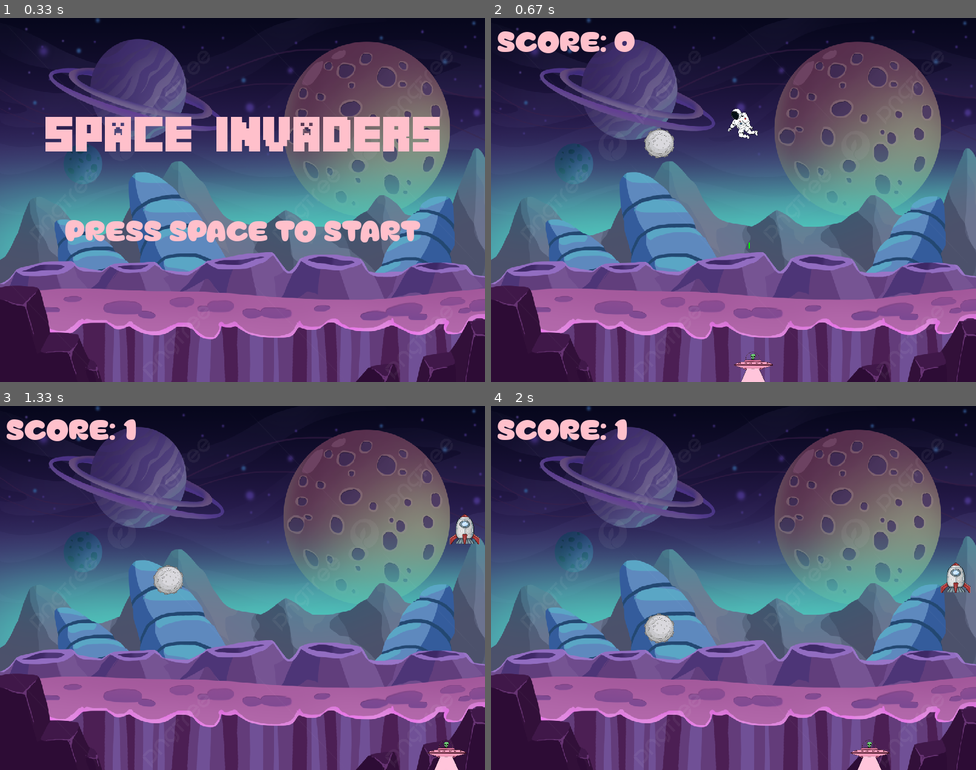
Above: before the commit, frames 1-4 (two rows, left to right).
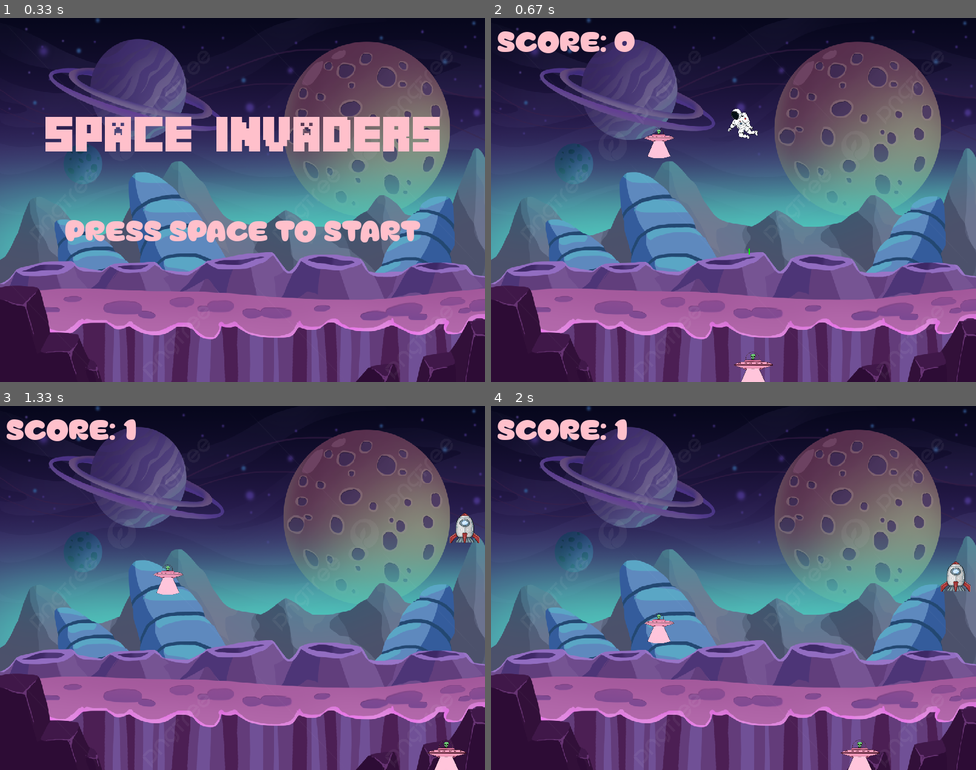
Above: after the commit, the same moments.

Repository: pomegranateis/PyGame-
Game: pygame game, started from main.py
The game is run twice, just before and just after one commit, with the same random seed, the same clock (stepped at 60 frames per second) and the same inputs.
Inputs:
- Up to frame 1 (0.33 s): no input
- Up to frame 2 (0.67 s): tap Space at 0.33 s
- Up to frame 3 (1.33 s): hold Right 0.67-1.13 s; hold Right from 1.17 s (still down)
- Up to frame 4 (2 s): release Right at 1.63 s; hold Left from 1.67 s (still down)

Frame 1 is identical in both runs. In frame 2, 0.4% of the frame differs, in the area x 31-54%, y 30-65%; in frame 3, 0.6%; in frame 4, 0.9%, in the area x 31-99%, y 42-100%.

Commit message:
Update main.py

Diff:
--- a/main.py
+++ b/main.py
@@ -1,6 +1,7 @@
 import pygame
 import sys
 import random
+from enum import Enum
 
 # Initialize Pygame
 pygame.init()
@@ -13,23 +14,23 @@
 screen = pygame.display.set_mode((WIDTH, HEIGHT))
 pygame.display.set_caption("Space Invaders")
 
-# Load player image with transparent background
-player_img = pygame.image.load("6206454607187545408.webp").convert_alpha()
+# Load player image with a transparent background
+player_img = pygame.image.load("/home/pomegranateu/pygame/6206454607187545408.webp").convert_alpha()
 player_img = pygame.transform.scale(player_img, (65, 65))
 
 # Load obstacle images with transparent backgrounds
 obstacle_imgs = [
-    pygame.image.load("6206454607187545401.webp").convert_alpha(),
-    pygame.image.load("6206454607187545402.webp").convert_alpha(),
-    pygame.image.load("6206454607187545404.webp").convert_alpha(),
+    pygame.image.load("/home/pomegranateu/pygame/6206454607187545401.webp").convert_alpha(),
+    pygame.image.load("/home/pomegranateu/pygame/6206454607187545402.webp").convert_alpha(),
+    pygame.image.load("/home/pomegranateu/pygame/6206454607187545408.webp").convert_alpha(),
 ]
 
 for i in range(3):
     obstacle_imgs[i] = pygame.transform.scale(obstacle_imgs[i], (50, 50))
 
 # Create fonts for home and game screens with different colors
-font = pygame.font.Font("Super Milk.ttf", 48)  # Default font
-home_font = pygame.font.Font("Minecrafter.Reg.ttf", 72)  # Custom font with transparent background
+font = pygame.font.Font("/home/pomegranateu/pygame/Super Milk.ttf", 48)  # Default font
+home_font = pygame.font.Font("/home/pomegranateu/pygame/Minecrafter.Reg.ttf", 72)  # Custom font with a transparent background
 
 # Define font colors
 font_color_default = (255, 192, 203)
@@ -38,19 +39,21 @@
 font_color_game_over = (255, 192, 203)
 
 # Load sound effects
-shoot_sound = pygame.mixer.Sound("shoot.mp3")
-explosion_sound = pygame.mixer.Sound("explosion.mp3")
+shoot_sound = pygame.mixer.Sound("/home/pomegranateu/pygame/shoot.mp3")
+explosion_sound = pygame.mixer.Sound("/home/pomegranateu/pygame/explosion.mp3")
 
 # Game states
-HOME_SCREEN = "home"
-GAME_SCREEN = "game"
-GAME_OVER_SCREEN = "game_over"
-game_state = HOME_SCREEN
+class GameState(Enum):
+    HOME_SCREEN = "home"
+    GAME_SCREEN = "game"
+    GAME_OVER_SCREEN = "game_over"
+
+game_state = GameState.HOME_SCREEN
 
 # Game variables
 player_x = WIDTH // 2
 player_y = HEIGHT - 50
-player_speed = 8  # Increase player's movement speed
+player_speed = 8  # Increase the player's movement speed
 player_bullet_x = 0
 player_bullet_y = player_y
 player_bullet_state = "ready"
@@ -68,52 +71,125 @@
     obstacles.append([obstacle_x, obstacle_y, "active", obstacle_type])
 
 # Load background images for home and game screens with transparent backgrounds
-home_screen_background = pygame.image.load("game_background.jpg").convert_alpha()
+home_screen_background = pygame.image.load("/home/pomegranateu/pygame/game_background.jpg").convert_alpha()
 home_screen_background = pygame.transform.scale(home_screen_background, (WIDTH, HEIGHT))
 
-game_screen_background = pygame.image.load("game_background.jpg").convert_alpha()
+game_screen_background = pygame.image.load("/home/pomegranateu/pygame/game_background.jpg").convert_alpha()
 game_screen_background = pygame.transform.scale(game_screen_background, (WIDTH, HEIGHT))
 
 # Main game loop
 running = True
 clock = pygame.time.Clock()
+
+
+def draw_home_screen():
+    # Home Screen
+    screen.blit(home_screen_background, (0, 0))  # Set the home screen background image
+    text = home_font.render("Space Invaders", True, font_color_home)  # Larger font with red color
+    text_rect = text.get_rect(center=(WIDTH // 2, HEIGHT // 2 - 100))  # Adjusted position
+    screen.blit(text, text_rect)
+
+    start_text = font.render("Press Space to Start", True, font_color_default)  # Default font with black color
+    start_text_rect = start_text.get_rect(center=(WIDTH // 2, HEIGHT // 2 + 50))
+    screen.blit(start_text, start_text_rect)
+
+
+def draw_game_screen():
+    global player_bullet_state, player_score, player_bullet_y, game_state
+
+    # Main Game Screen
+    screen.blit(game_screen_background, (0, 0))  # Set the game screen background image
+
+    # Player
+    screen.blit(player_img, (player_x, player_y))
+
+    # Player Bullet
+    if player_bullet_state == "fire":
+        pygame.draw.rect(screen, (0, 255, 0), (player_bullet_x, player_bullet_y, 2, 10))
+        player_bullet_y -= 10
+        if player_bullet_y <= 0:
+            player_bullet_state = "ready"
+
+    # Obstacles
+    for i, obstacle in enumerate(obstacles):
+        if obstacle[2] == "active":
+            screen.blit(obstacle_imgs[obstacle[3]], (obstacle[0], obstacle[1]))
+            obstacle[1] += obstacle_speeds[obstacle[3]]
+            if obstacle[1] >= HEIGHT:
+                obstacle_x = random.randint(0, WIDTH - 50)
+                obstacle_y = random.randint(50, 150)
+                obstacle_type = random.randint(0, 2)
+                obstacles[i] = [obstacle_x, obstacle_y, "active", obstacle_type]
+
+            # Collision detection
+            if (
+                player_bullet_x >= obstacle[0]
+                and player_bullet_x <= obstacle[0] + 50
+                and player_bullet_y >= obstacle[1]
+                and player_bullet_y <= obstacle[1] + 50
+            ):
+                player_bullet_state = "ready"
+                obstacle_x = random.randint(0, WIDTH - 50)
+                obstacle_y = random.randint(50, 150)
+                obstacle_type = random.randint(0, 2)
+                obstacles[i] = [obstacle_x, obstacle_y, "active", obstacle_type]
+                player_score += 1
+                explosion_sound.play()  # Play the explosion sound
+
+            # Player collision with obstacles
+            if (
+                player_x + 50 >= obstacle[0]
+                and player_x <= obstacle[0] + 50
+                and player_y + 50 >= obstacle[1]
+                and player_y <= obstacle[1] + 50
+            ):
+                game_state = GameState.GAME_OVER_SCREEN
+
+    # Display Score on the main game screen
+    score_text = font.render("Score: " + str(player_score), True, font_color_game)  # Default font with blue color
+    screen.blit(score_text, (10, 10))
+
+    # Increase obstacle speed over time
+    for i, speed in enumerate(obstacle_speeds):
+        if player_score >= 10 * (i + 1):
+            obstacle_speeds[i] += 1
+
+
+def draw_game_over_screen():
+    # Game Over Screen
+    screen.blit(home_screen_background, (0, 0))  # Set the home screen background image
+    game_over_text = home_font.render("Game Over", True, font_color_game_over)  # Larger font with red color
+    game_over_text_rect = game_over_text.get_rect(center=(WIDTH // 2, HEIGHT // 2 - 100))  # Adjusted position
+    screen.blit(game_over_text, game_over_text_rect)
+
+    score_text = font.render("Score: " + str(player_score), True, font_color_game)  # Default font with blue color
+    score_text_rect = score_text.get_rect(center=(WIDTH // 2, HEIGHT // 2 + 50))
+    screen.blit(score_text, score_text_rect)
+
+    restart_text = font.render("Press Space to Restart", True, font_color_default)  # Default font with black color
+    restart_text_rect = restart_text.get_rect(center=(WIDTH // 2, HEIGHT // 2 + 100))
+    screen.blit(restart_text, restart_text_rect)
+
+
 while running:
     for event in pygame.event.get():
         if event.type == pygame.QUIT:
             running = False
 
-    if game_state == HOME_SCREEN:
-        # Home Screen
-        screen.blit(home_screen_background, (0, 0))  # Set the home screen background image
-        text = home_font.render("Space Invaders", True, font_color_home)  # Larger font with red color
-        text_rect = text.get_rect(center=(WIDTH // 2, HEIGHT // 2 - 100))  # Adjusted position
-        screen.blit(text, text_rect)
-
-        start_text = font.render("Press Space to Start", True, font_color_default)  # Default font with black color
-        start_text_rect = start_text.get_rect(center=(WIDTH // 2, HEIGHT // 2 + 50))
-        screen.blit(start_text, start_text_rect)
-
-        keys = pygame.key.get_pressed()
+    keys = pygame.key.get_pressed()
+
+    if keys[pygame.K_LEFT] and player_x > 0:
+        player_x -= player_speed
+    if keys[pygame.K_RIGHT] and player_x < WIDTH - 65:
+        player_x += player_speed
+
+    if game_state == GameState.HOME_SCREEN:
+        draw_home_screen()
         if keys[pygame.K_SPACE]:
-            game_state = GAME_SCREEN
-
-    elif game_state == GAME_SCREEN:
-        # Main Game Screen
-        screen.blit(game_screen_background, (0, 0))  # Set the game screen background image
-
-        for event in pygame.event.get():
-            if event.type == pygame.QUIT:
-                running = False
-
-        # Player movement
-        keys = pygame.key.get_pressed()
-        if keys[pygame.K_LEFT] and player_x > 0:
-            player_x -= player_speed
-        if keys[pygame.K_RIGHT] and player_x < WIDTH - 50:
-            player_x += player_speed
-
-        # Shooting functionality
-        keys = pygame.key.get_pressed()
+            game_state = GameState.GAME_SCREEN
+
+    elif game_state == GameState.GAME_SCREEN:
+        draw_game_screen()
         if keys[pygame.K_SPACE]:
             if player_bullet_state == "ready":
                 player_bullet_x = player_x + 25
@@ -121,78 +197,10 @@
                 player_bullet_state = "fire"
                 shoot_sound.play()  # Play the shooting sound
 
-        # Player
-        screen.blit(player_img, (player_x, player_y))
-
-        # Player Bullet
-        if player_bullet_state == "fire":
-            pygame.draw.rect(screen, (0, 255, 0), (player_bullet_x, player_bullet_y, 2, 10))
-            player_bullet_y -= 10
-            if player_bullet_y <= 0:
-                player_bullet_state = "ready"
-
-        # Obstacles
-        for i, obstacle in enumerate(obstacles):
-            if obstacle[2] == "active":
-                screen.blit(obstacle_imgs[obstacle[3]], (obstacle[0], obstacle[1]))
-                obstacle[1] += obstacle_speeds[obstacle[3]]
-                if obstacle[1] >= HEIGHT:
-                    obstacle_x = random.randint(0, WIDTH - 50)
-                    obstacle_y = random.randint(50, 150)
-                    obstacle_type = random.randint(0, 2)
-                    obstacles[i] = [obstacle_x, obstacle_y, "active", obstacle_type]
-
-                # Collision detection
-                if (
-                    player_bullet_x >= obstacle[0]
-                    and player_bullet_x <= obstacle[0] + 50
-                    and player_bullet_y >= obstacle[1]
-                    and player_bullet_y <= obstacle[1] + 50
-                ):
-                    player_bullet_state = "ready"
-                    obstacle_x = random.randint(0, WIDTH - 50)
-                    obstacle_y = random.randint(50, 150)
-                    obstacle_type = random.randint(0, 2)
-                    obstacles[i] = [obstacle_x, obstacle_y, "active", obstacle_type]
-                    player_score += 1
-                    explosion_sound.play()  # Play the explosion sound
-
-                # Player collision with obstacles
-                if (
-                    player_x + 50 >= obstacle[0]
-                    and player_x <= obstacle[0] + 50
-                    and player_y + 50 >= obstacle[1]
-                    and player_y <= obstacle[1] + 50
-                ):
-                    game_state = GAME_OVER_SCREEN
-
-        # Display Score on the main game screen
-        score_text = font.render("Score: " + str(player_score), True, font_color_game)  # Default font with blue color
-        screen.blit(score_text, (10, 10))
-
-        # Increase obstacle speed over time
-        for i, speed in enumerate(obstacle_speeds):
-            if player_score >= 10 * (i + 1):
-                obstacle_speeds[i] += 1
-
-    elif game_state == GAME_OVER_SCREEN:
-        # Game Over Screen
-        screen.blit(home_screen_background, (0, 0))  # Set the home screen background image
-        game_over_text = home_font.render("Game Over", True, font_color_game_over)  # Larger font with red color
-        game_over_text_rect = game_over_text.get_rect(center=(WIDTH // 2, HEIGHT // 2 - 100))  # Adjusted position
-        screen.blit(game_over_text, game_over_text_rect)
-
-        score_text = font.render("Score: " + str(player_score), True, font_color_game)  # Default font with blue color
-        score_text_rect = score_text.get_rect(center=(WIDTH // 2, HEIGHT // 2 + 50))
-        screen.blit(score_text, score_text_rect)
-
-        restart_text = font.render("Press Space to Restart", True, font_color_default)  # Default font with black color
-        restart_text_rect = restart_text.get_rect(center=(WIDTH // 2, HEIGHT // 2 + 100))
-        screen.blit(restart_text, restart_text_rect)
-
-        keys = pygame.key.get_pressed()
+    elif game_state == GameState.GAME_OVER_SCREEN:
+        draw_game_over_screen()
         if keys[pygame.K_SPACE]:
-            game_state = GAME_SCREEN
+            game_state = GameState.GAME_SCREEN
             player_x = WIDTH // 2
             player_y = HEIGHT - 50
             player_score = 0
